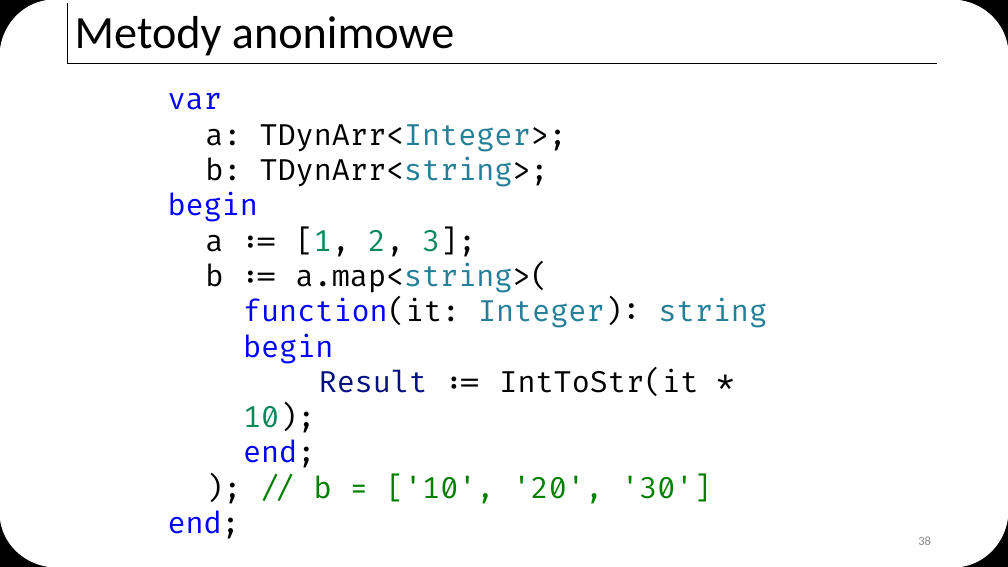
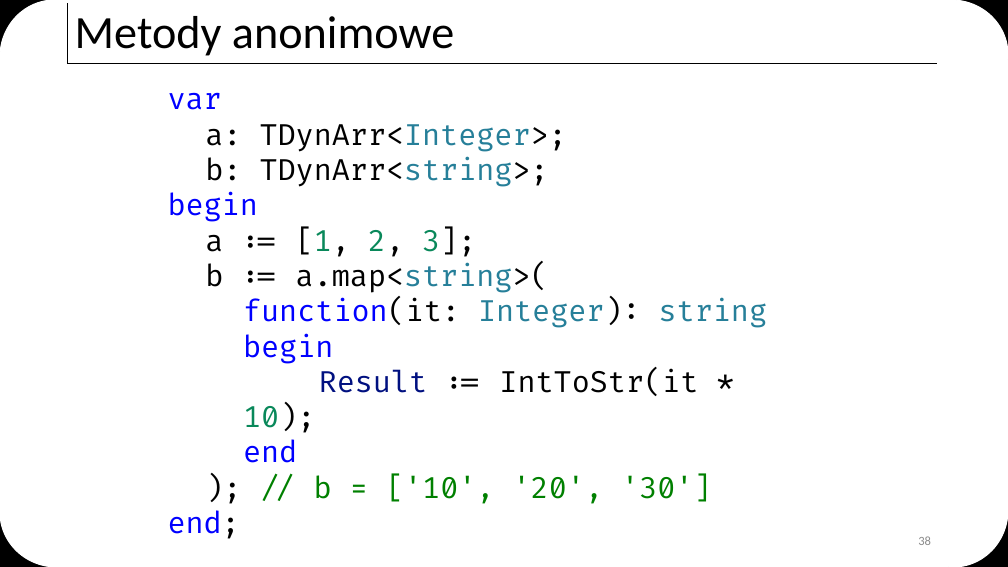
Before and after one commit to ttyrakow/zlot19, a slide deck: slide 38 of zlot19.pptx. Drawn at 1008x567 pixels with LibreOffice and Linux fonts; fonts in the diff are those of the drawing. Boxes give left, top, right and bottom in pixels: in the first picture for what was removed or moved away, otherwise in the second. Text is boxed around its words. In the diff, an @@ line names an element or a change of style, - is before the commit and + after.

```diff
--- a/zlot19.pptx
+++ b/zlot19.pptx
@@ text at (243,439,297,463): text changed @@
-    end;
+    end
```
Also in this commit, not shown: 5 other slides changed, 2 other files.
